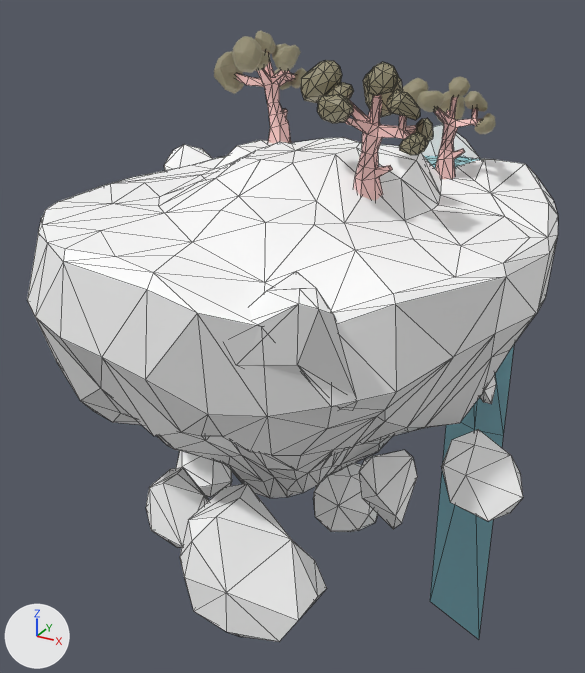
Two versions of the glTF model assets/island.glb, one commit apart.
One viewpoint serves both versions: a 50 mm lens placed at (7.6, -14.08, 4.53), pointed at (-0.54, 0.72, -2.86). Every picture has the same lights, and +X, +Y and +Z are marked at lower left. Mesh edges are drawn as thin lines on the coarser meshes. Where no turn or scale is listed for an object, it has been applied to the vertices. Vertices at the same position are counted once.

Names of what the first picture shows: 'Island', 'Leaves', 'Leaves.001', 'Leaves.002', 'Rocks', 'Trunk', 'Trunk.001', 'Trunk.002', 'Water'.
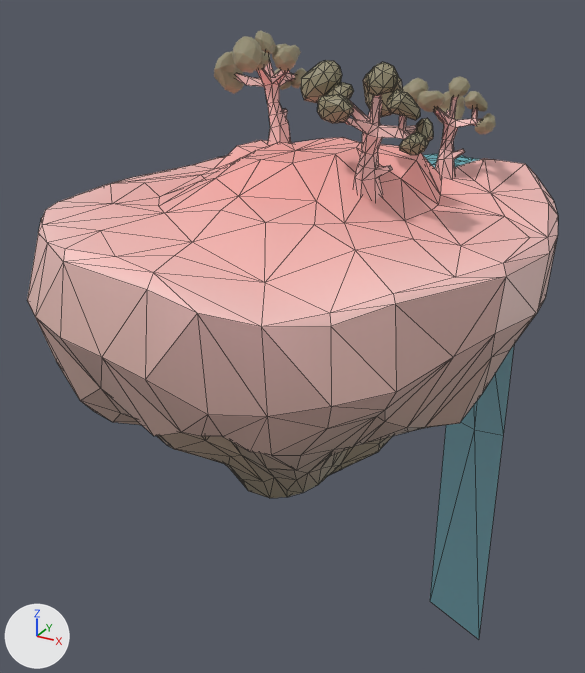
What differs and where, as boxes [x1, y1, x2, y2] in the pictures (585 x 673 px):
'Island', recoloured, surface changed (white to pink)
    both: [27, 137, 558, 498]
'Rocks', deleted
    before: [146, 124, 523, 642]

The change, as a diff of the scene's bpy script:
```diff
--- a/assets/island.glb.py
+++ b/assets/island.glb.py
@@ img_gradient @@
+img_gradient = load_image('gradient', '_unpacked/gradient', 1600, 1200, 'sRGB')
@@ mat_gradientmaterial @@
+mat_gradientmaterial = principled_material('GradientMaterial')
+mat_gradientmaterial.texture = img_gradient
+mat_gradientmaterial.roughness = 0.4
@@ me_sphere_001 @@
 me_sphere_001.from_pydata(...)  # 404 vertices, 804 faces; spans x -5.19..4.87, y -4.99..5.59, z -0.01..7.84
 # used by ob_island; location = (0.16, -0.12, -6.2)
-me_sphere_001.materials.append(mat_rock_material)  # white #ffffff
+# me_sphere_001 part 1: texture (UV) coordinates of 804 of 804 faces, centred in x -5.12..4.81, y -4.94..5.33, z 0.08..7.79, changed; they spanned u 0.0..1.0, v 0.0..1.0 and now span u 0.01..0.99, v 0.1..0.98
+me_sphere_001.materials.append(mat_gradientmaterial)  # picture img_gradient
@@ ob_rocks @@
-ob_rocks = bpy.data.objects.new('Rocks', me_rock_004)
-ob_rocks.location = (0.48, 3.57, -3.86)
```
